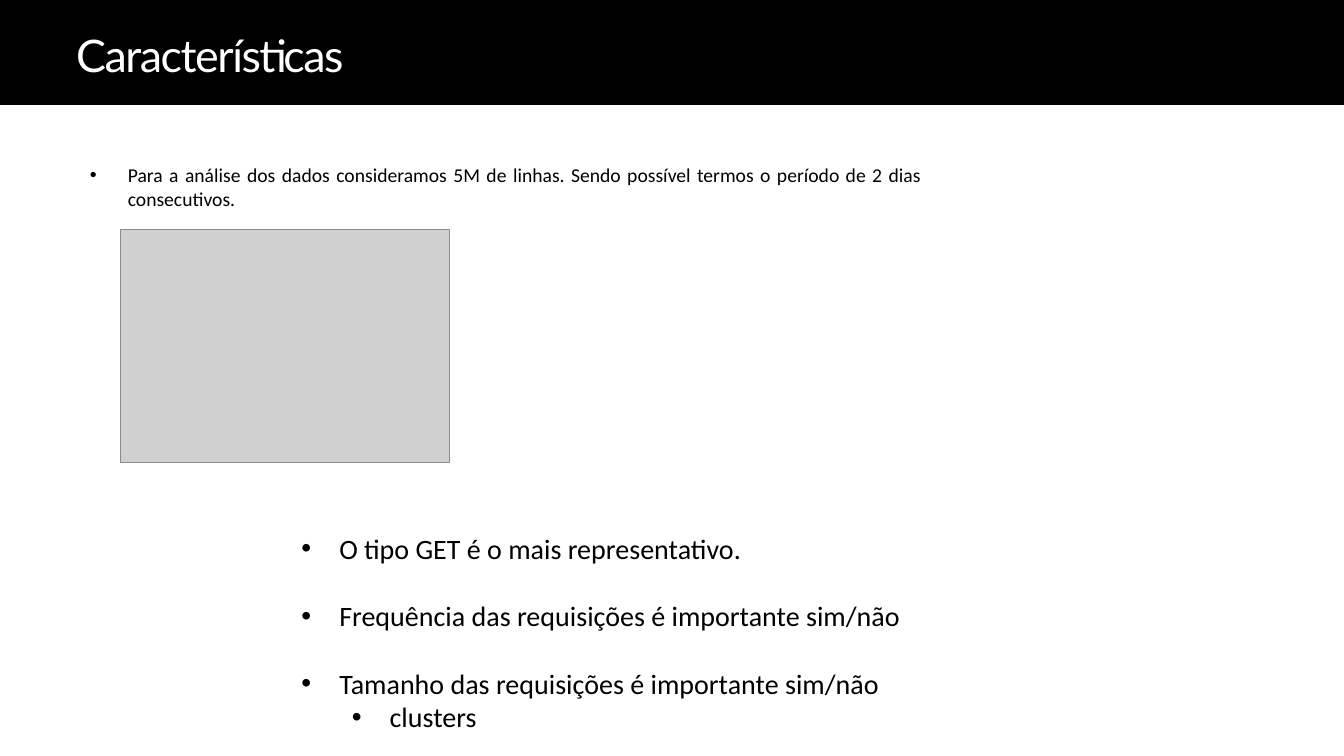
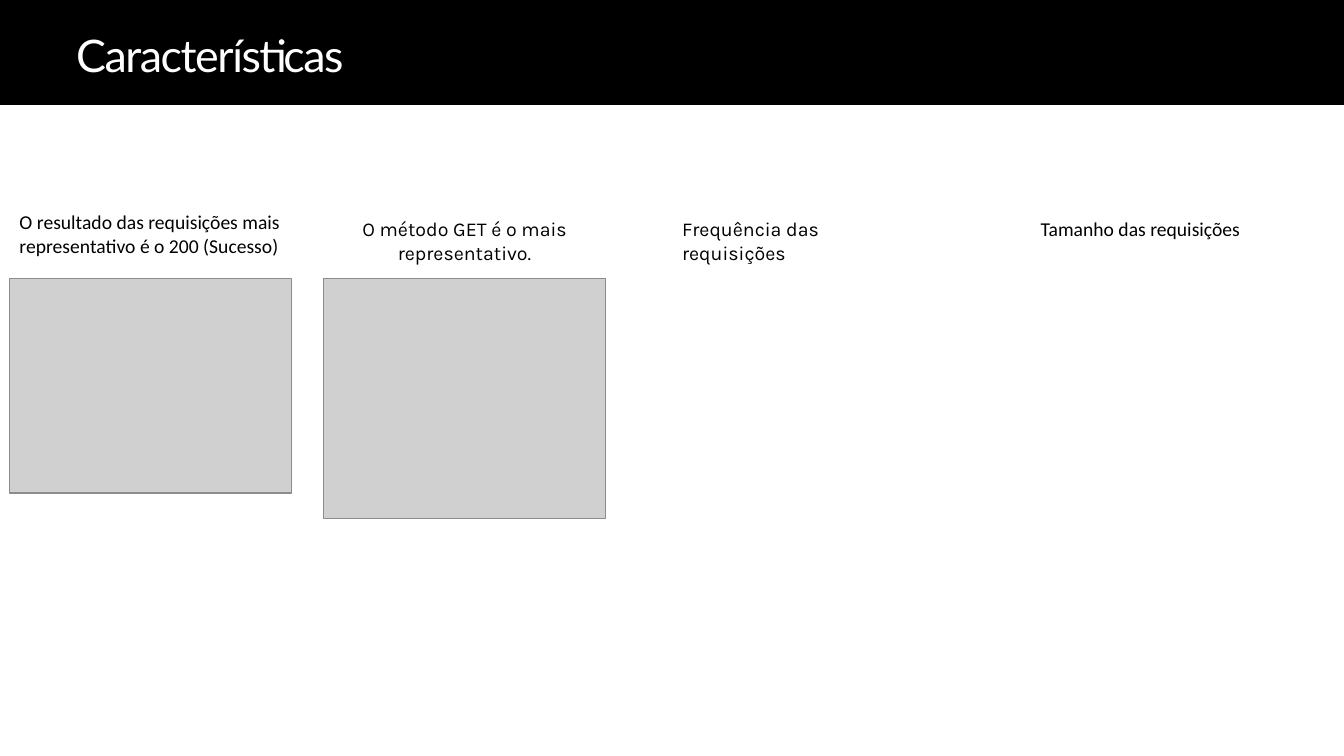
Before and after one commit to lcsvillela/CMP223, a slide deck: slide 3 of CMP223 - Workload Characterization.pptx. Drawn at 1344x756 pixels with LibreOffice and Linux fonts; fonts in the diff are those of the drawing; grey boxes stand for pictures. Boxes give left, top, right and bottom in pixels: in the first picture for what was removed or moved away, otherwise in the second. Text is boxed around its words. In the diff, an @@ line names an element or a change of style, - is before the commit and + after.

```diff
--- a/CMP223 - Workload Characterization.pptx
+++ b/CMP223 - Workload Characterization.pptx
@@ text removed at (128,168,921,206) @@
-  • Para a análise dos dados consideramos 5M de linhas. Sendo possível termos o período de 2 dias consecutivos.
@@ text added at (19,215,279,256), 14 pt, text #000000 @@
+O resultado das requisições mais representativo é o 200 (Sucesso)
@@ picture removed at (120,230,449,463) @@
@@ text added at (362,221,566,265), 14 pt, text #000000 @@
+O método GET é o mais representativo.
@@ text added at (682,222,819,265), 14 pt, text #000000 @@
+Frequência das requisições
@@ text added at (1041,222,1240,240), 14 pt, text #000000 @@
+Tamanho das requisições
@@ picture added at (10,278,292,493) @@
@@ picture added at (324,278,606,518) @@
@@ text removed at (339,539,899,728) @@
-  • O tipo GET é o mais representativo.
-  • Frequência das requisições é importante sim/não
-  • Tamanho das requisições é importante sim/não
-    • clusters
```
Also in this commit, not shown: 3 other slides changed.
